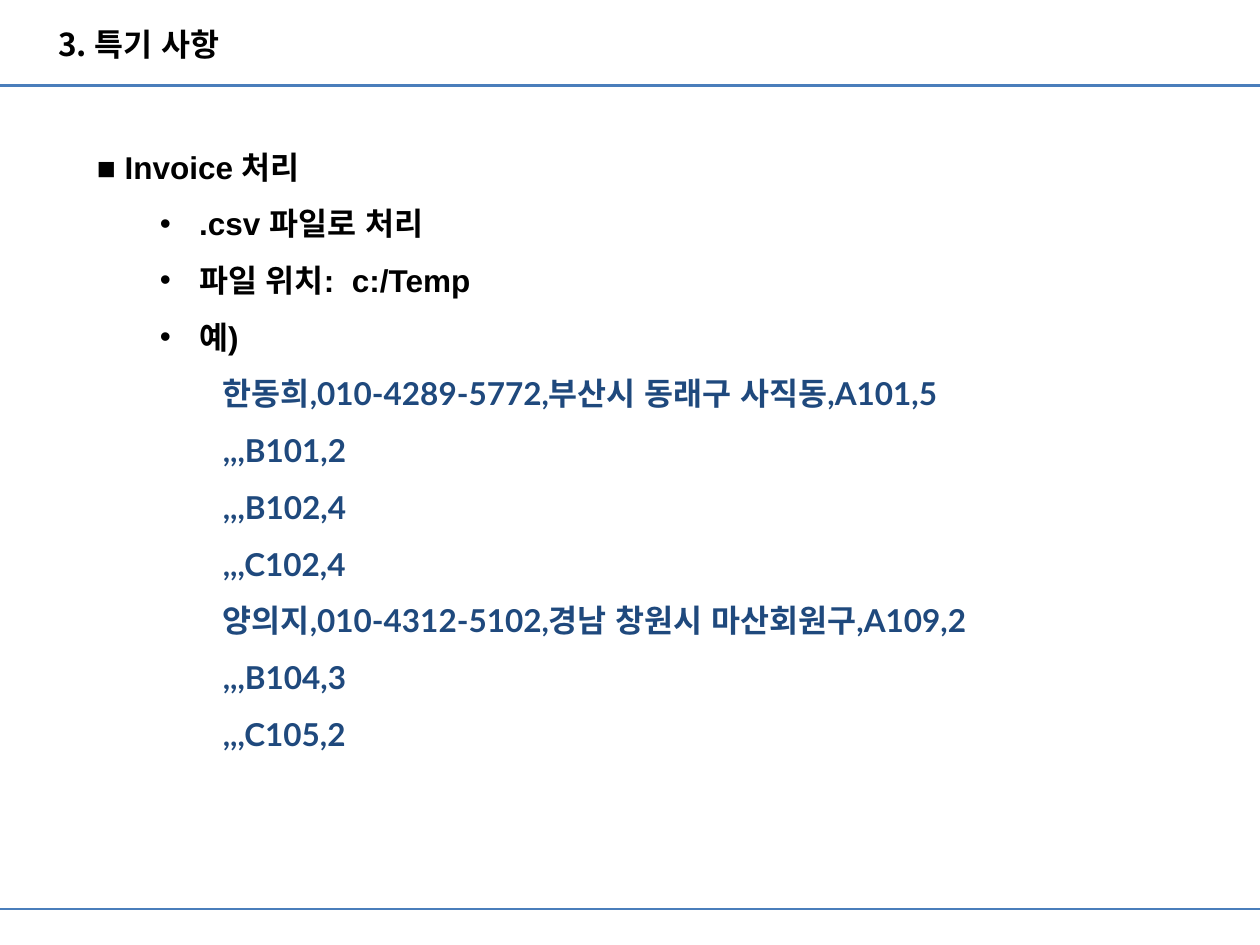
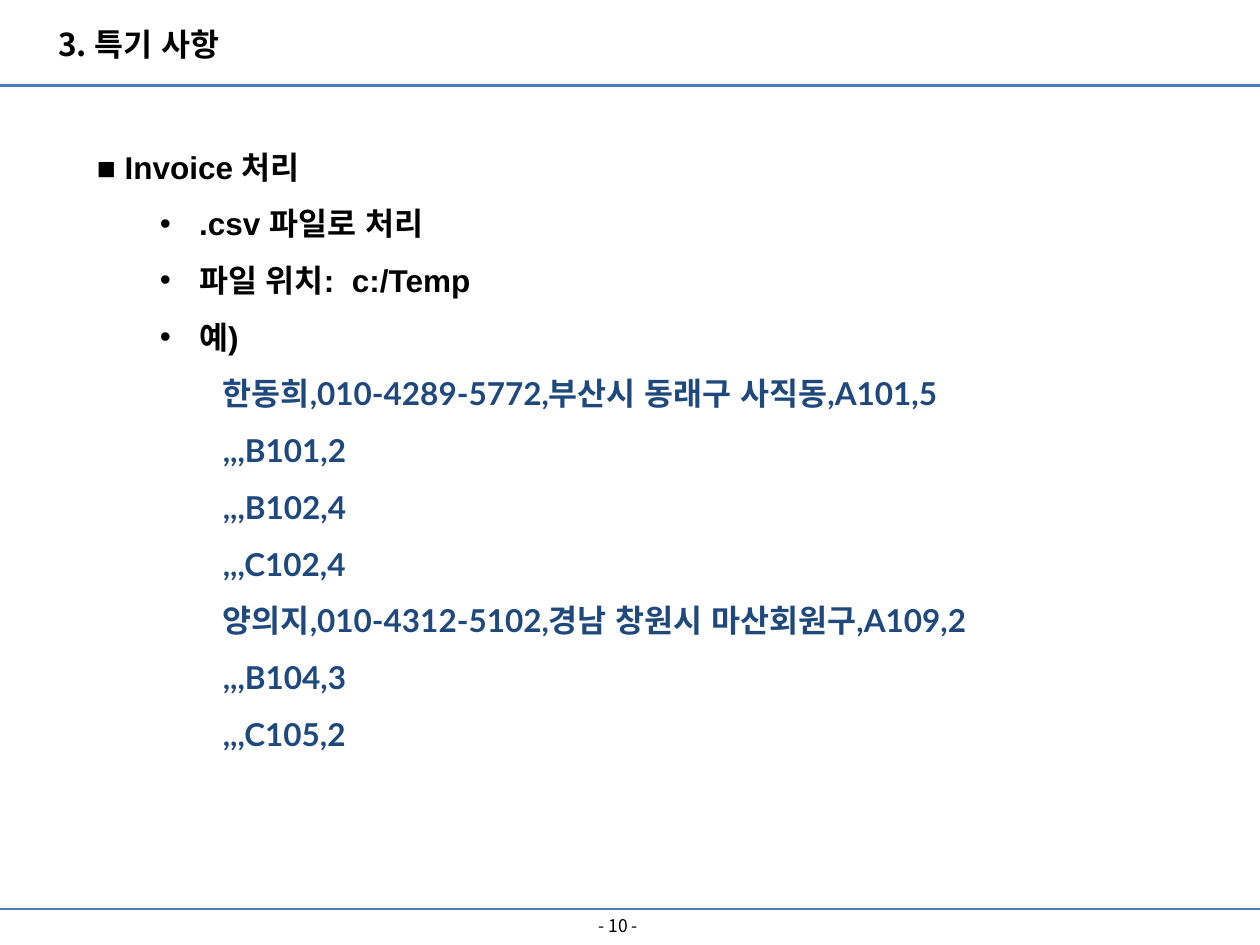
Before and after one commit to lx9203/fulfillmentBlue, a slide deck: slide 10 of file/PPT/Fulfillment 최종발표.pptx (slide 8 before the commit). Drawn at 1260x945 pixels with LibreOffice and Linux fonts; fonts in the diff are those of the drawing. Boxes give left, top, right and bottom in pixels: in the first picture for what was removed or moved away, otherwise in the second. Text is boxed around its words. In the diff, an @@ line names an element or a change of style, - is before the commit and + after.

```diff
--- a/file/PPT/Fulfillment 최종발표.pptx
+++ b/file/PPT/Fulfillment 최종발표.pptx
@@ page number added at (609, 919, 628, 932), 10 pt, text #000000 @@
+- 10 -
```
Also in this commit, not shown: 11 other slides changed, 6 slides added, 3 other files.
